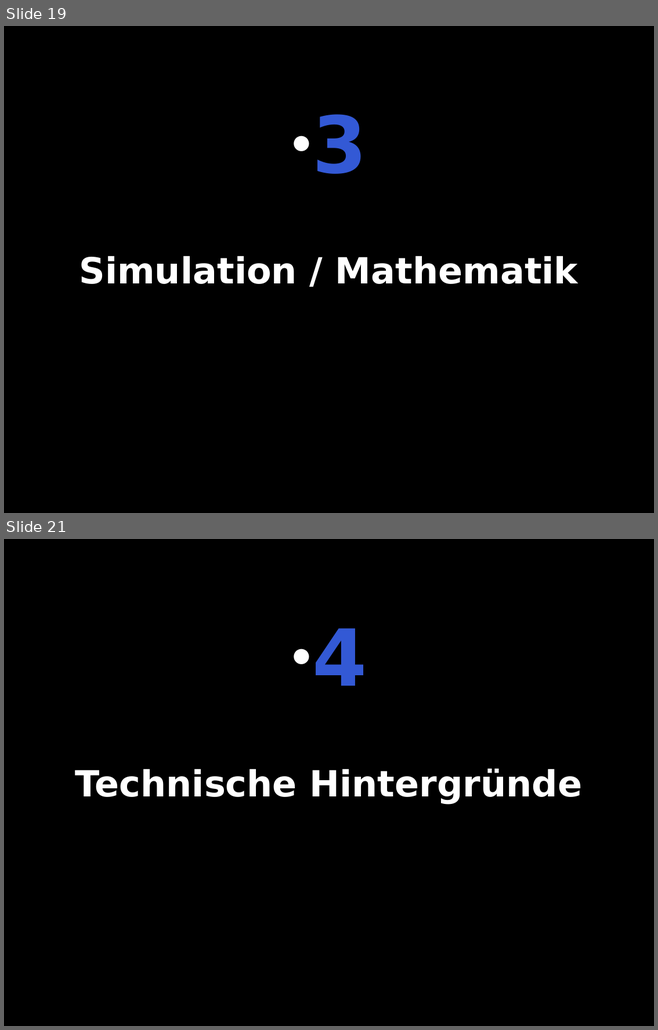
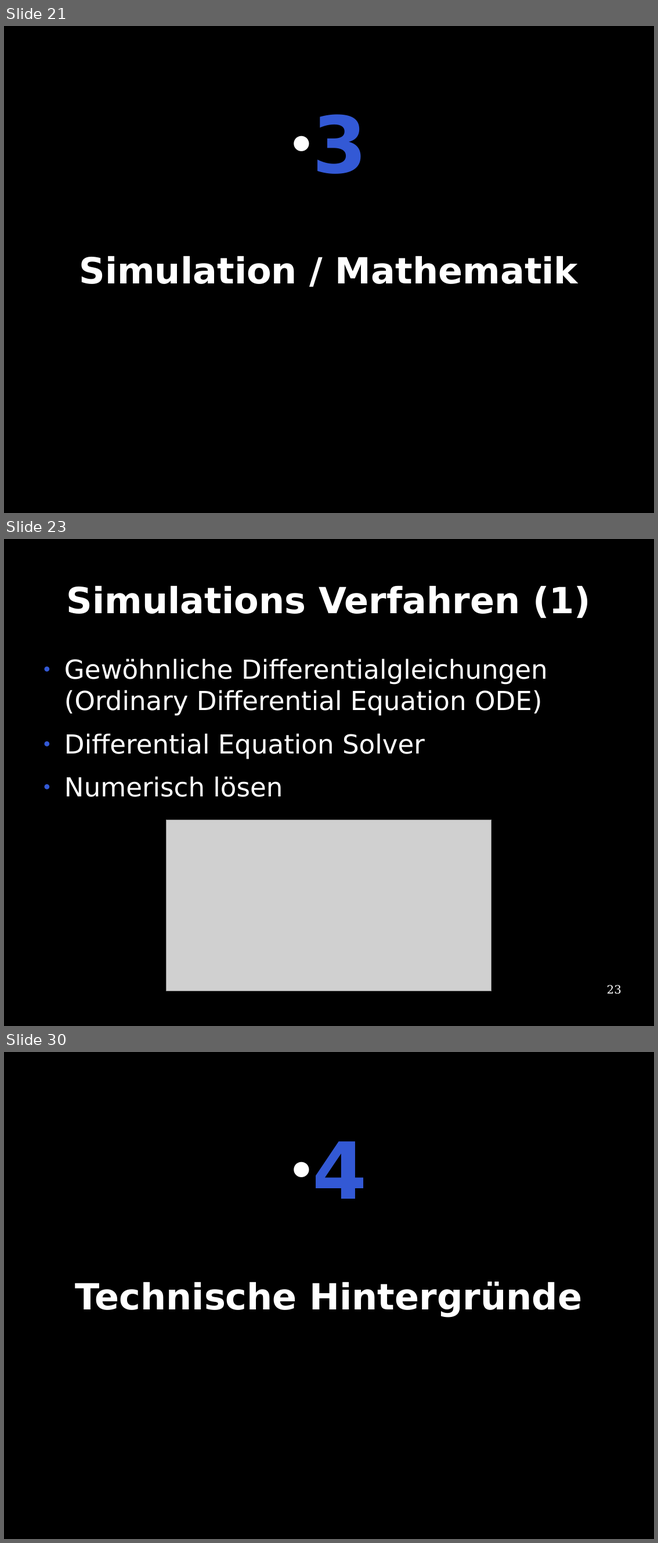
Before and after one commit to te-bachi/SimulationDoc, a slide deck: präsentation/Präsentation.odp. Shown one above the other, each under a label of ours: slides 19 and 21 before the commit, slides 21, 23 and 30 after it; the slides between them are not shown. The pictures are 658x1030 and 658x1543 pixels, drawn with LibreOffice and Linux fonts; fonts in the diff are those of the drawing; grey boxes stand for pictures. Boxes give left, top, right and bottom in pixels: in the first picture for what was removed or moved away, otherwise in the second. Text is boxed around its words. In the diff, an @@ line names an element or a change of style, - is before the commit and + after.

```diff
--- a/präsentation/Präsentation.odp
+++ b/präsentation/Präsentation.odp
@@ slide 23 added at (4,539,654,1026), background #000000 @@
@@ title added at (67,585,590,618), 44 pt, text #FFFFFF, bold @@
+Simulations Verfahren (1)
@@ text added at (64,658,547,797), 32 pt, text #FFFFFF @@
+● Gewöhnliche Differentialgleichungen (Ordinary Differential Equation ODE)
+● Differential Equation Solver
+● Numerisch lösen
@@ picture added at (167,820,492,992) @@
@@ page number added at (607,985,621,994), 14 pt, text #FFFFFF @@
+23
@@ what was slide 19 is now slide 21 @@
@@ what was slide 21 is now slide 30 @@
```
Also in this commit, not shown: 14 slides changed, 14 other slides added, 6 slides removed.
